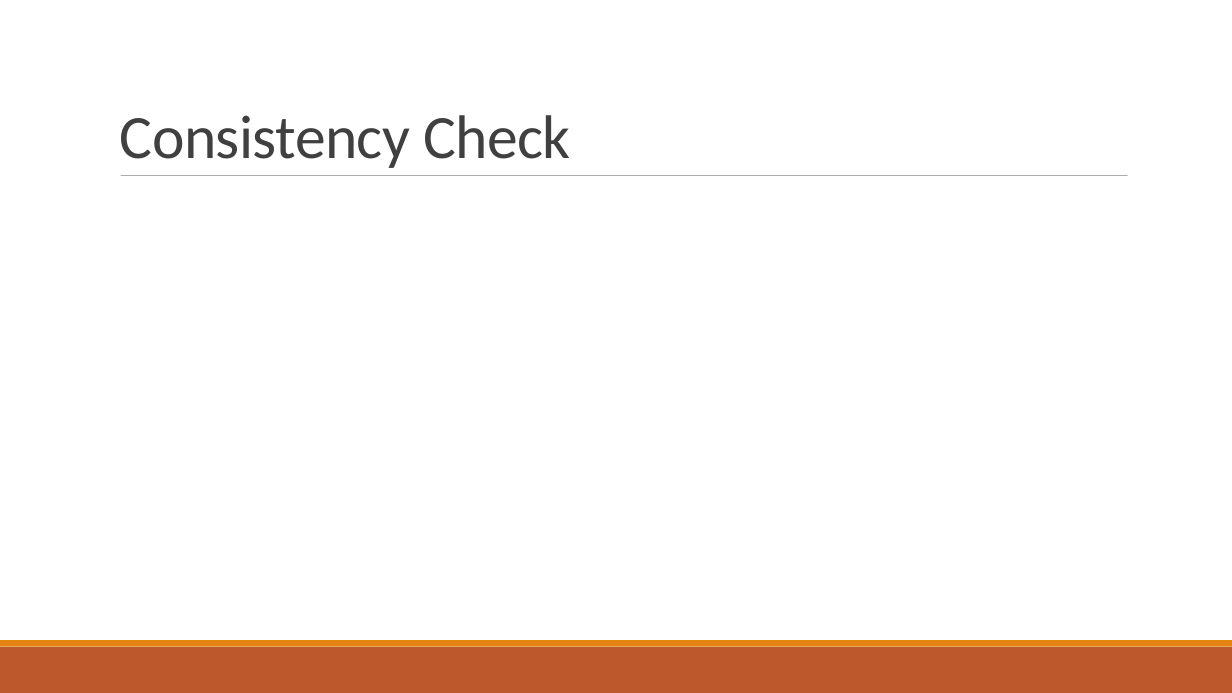
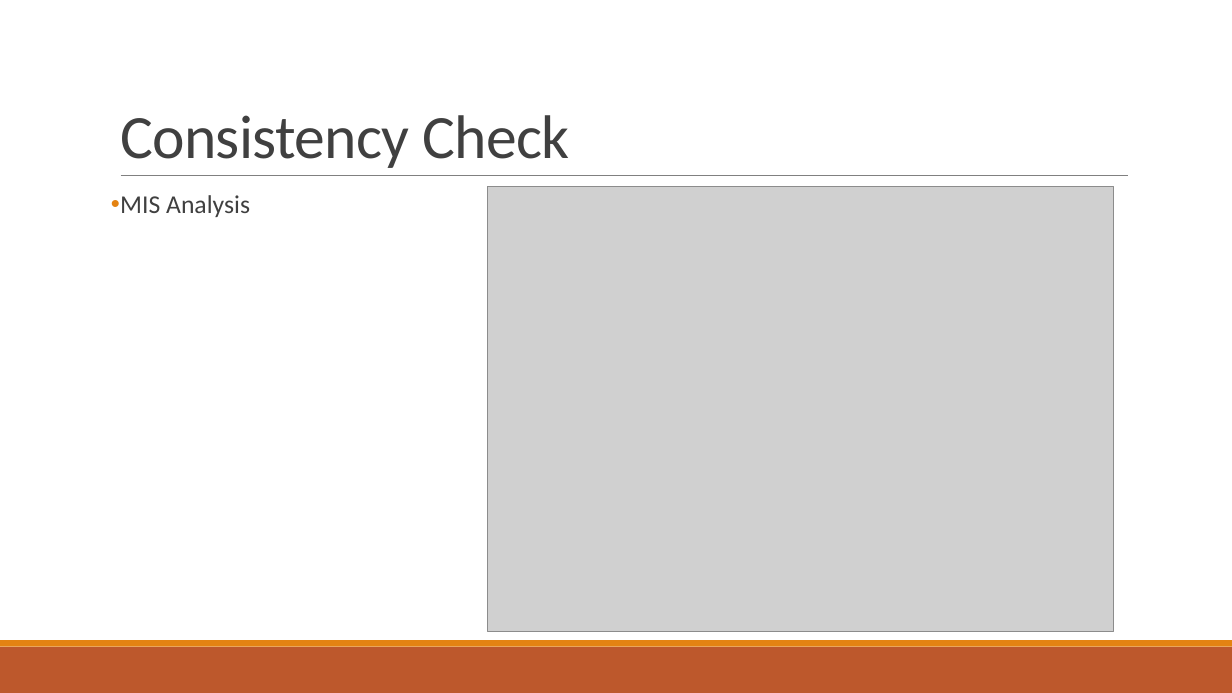
Before and after one commit to fenyvesr/kutmod, a slide deck: slide 6 of Article/Article.pptx. Drawn at 1232x693 pixels with LibreOffice and Linux fonts; fonts in the diff are those of the drawing; grey boxes stand for pictures. Boxes give left, top, right and bottom in pixels: in the first picture for what was removed or moved away, otherwise in the second. Text is boxed around its words. In the diff, an @@ line names an element or a change of style, - is before the commit and + after.

Commit message:
ppt again

```diff
--- a/Article/Article.pptx
+++ b/Article/Article.pptx
@@ line (121, 176) - (1128, 176): stroke #808080 0.51 pt to #808080 0.5 pt @@
@@ text added at <box>120,195,250,217</box>, 20 pt, text #404040 @@
+• MIS Analysis
@@ picture added at <box>488,187,1115,632</box> @@
```
Also in this commit, not shown: 5 other slides changed, 2 slides added, 2 slides removed.
